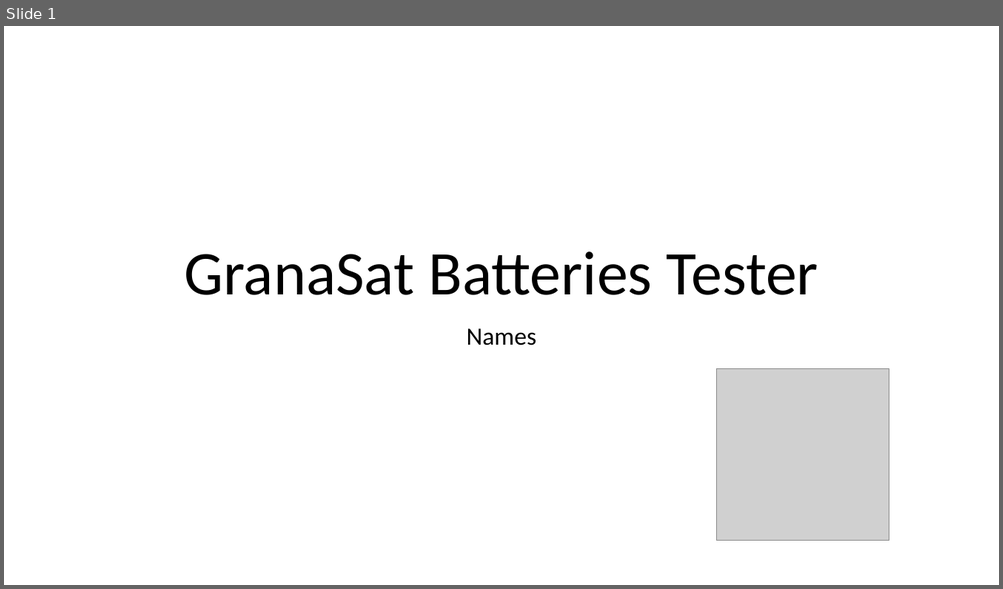
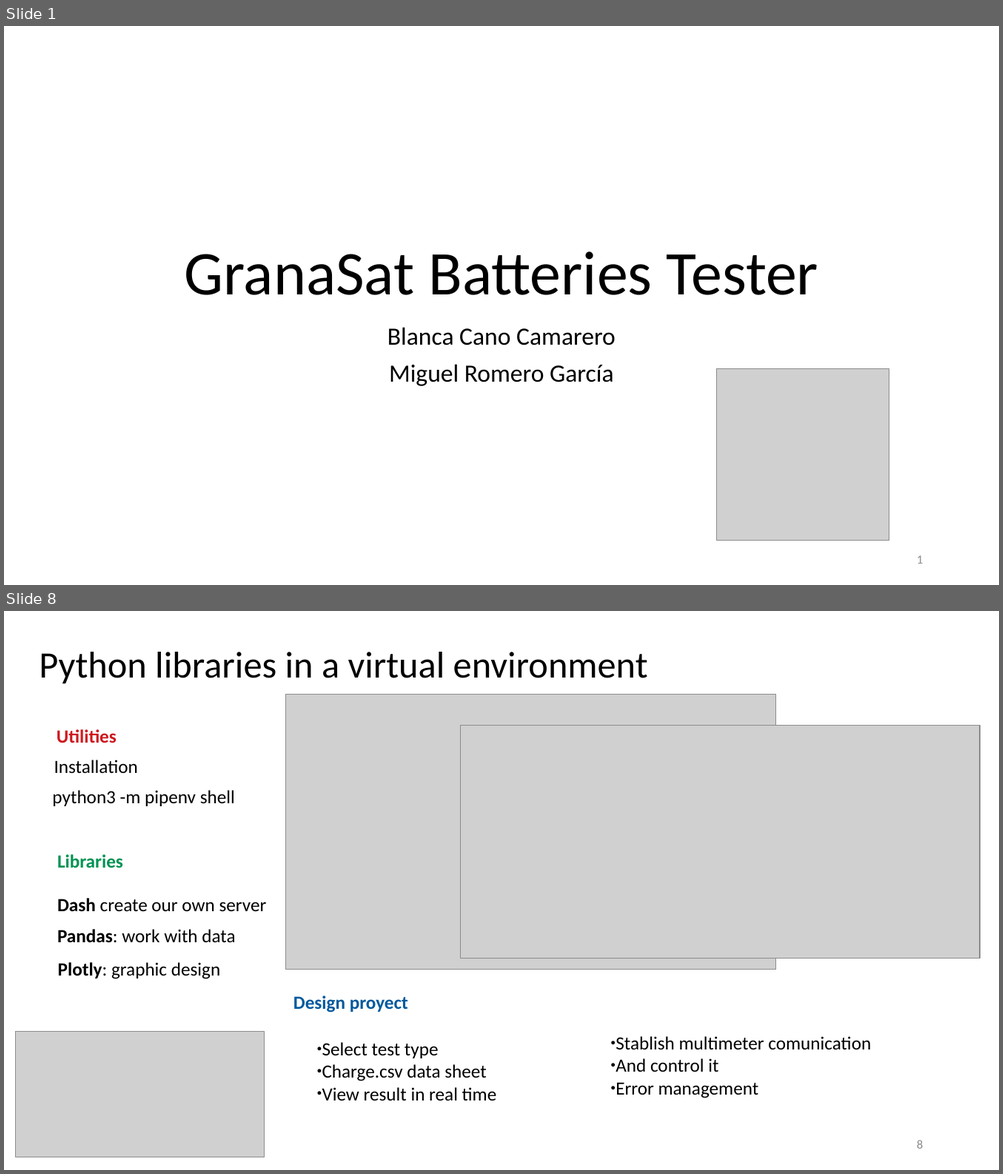
Before and after one commit to BlancaCC/granaSat_batteries, a slide deck: presentacion1/GranaSat Batteries Tester.pptx. Shown one above the other, each under a label of ours: slide 1 before the commit, slides 1 and 8 after it; the slides between them are not shown. The pictures are 1003x589 and 1003x1174 pixels, drawn with LibreOffice and Linux fonts; fonts in the diff are those of the drawing; grey boxes stand for pictures. Boxes give left, top, right and bottom in pixels: in the first picture for what was removed or moved away, otherwise in the second. Text is boxed around its words. In the diff, an @@ line names an element or a change of style, - is before the commit and + after.

```diff
--- a/presentacion1/GranaSat Batteries Tester.pptx
+++ b/presentacion1/GranaSat Batteries Tester.pptx
@@ slide 8 added at (4, 611, 999, 1170), background #FFFFFF @@
@@ title added at (39, 652, 648, 684), 36 pt, text #000000 @@
+Python libraries in a virtual environment
@@ picture added at (286, 694, 776, 969) @@
@@ text added at (57, 729, 116, 743), 18 pt, text #CE181E, bold @@
+Utilities
@@ picture added at (461, 725, 980, 959) @@
@@ text added at (54, 760, 138, 774), 18 pt, text #000000 @@
+Installation
@@ text added at (52, 790, 235, 806), 18 pt, text #000000 @@
+python3 -m pipenv shell
@@ text added at (57, 854, 123, 869), 18 pt, text #009353, bold @@
+Libraries
@@ text added at (57, 898, 267, 912), 18 pt, text #000000 @@
+Dash create our own server
@@ text added at (57, 929, 235, 943), 18 pt, text #000000 @@
+Pandas: work with data
@@ text added at (58, 963, 220, 980), 18 pt, text #000000 @@
+Plotly: graphic design
@@ text added at (293, 996, 408, 1013), 18 pt, text #00599D, bold @@
+Design proyect
@@ picture added at (16, 1032, 264, 1157) @@
@@ text added at (322, 1042, 497, 1102), 18 pt, text #000000 @@
+● Select test type
+● Charge.csv data sheet
+● View result in real time
@@ text added at (615, 1037, 871, 1099), 18 pt, text #000000 @@
+● Stablish multimeter comunication
+● And control it
+● Error management
@@ page number added at (916, 1140, 922, 1149), 12 pt, text #8C8C8C @@
+8
@@ slide 1 changed as well @@
@@ subtitle at (387, 327, 615, 386): text changed @@
-Names
+Blanca Cano Camarero
+Miguel Romero García
@@ page number added at (916, 556, 922, 564), 12 pt, text #8C8C8C @@
+1
```
Also in this commit, not shown: 2 other slides changed, 5 other slides added, 13 slides removed, 2 other files.
